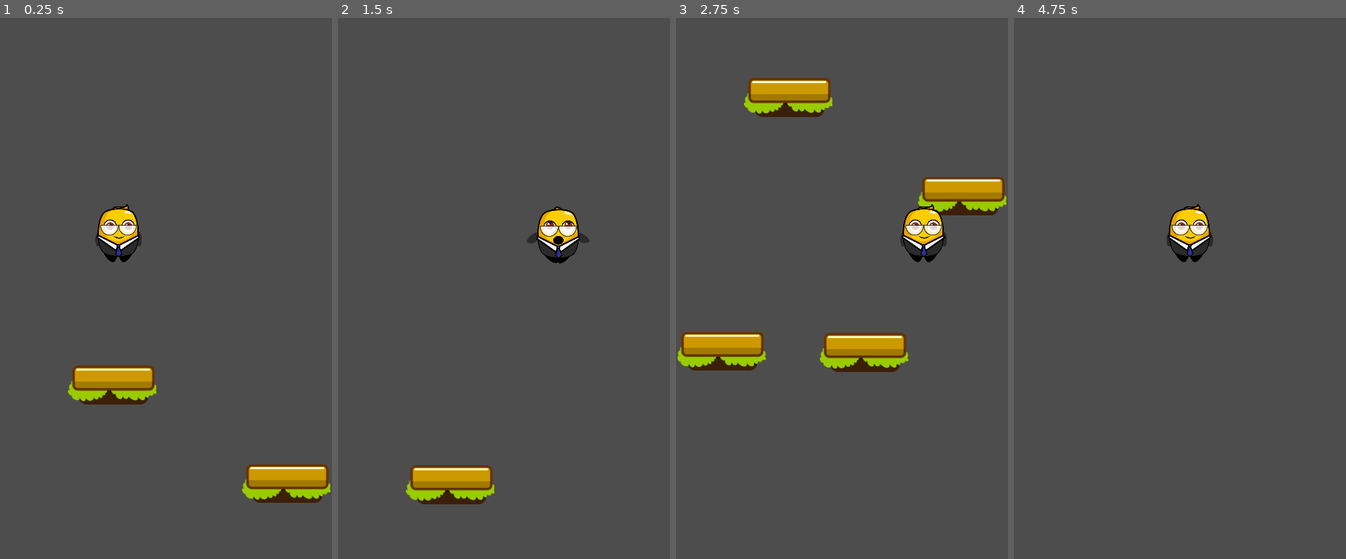
Above: before the commit, frames 1-4 (left to right).
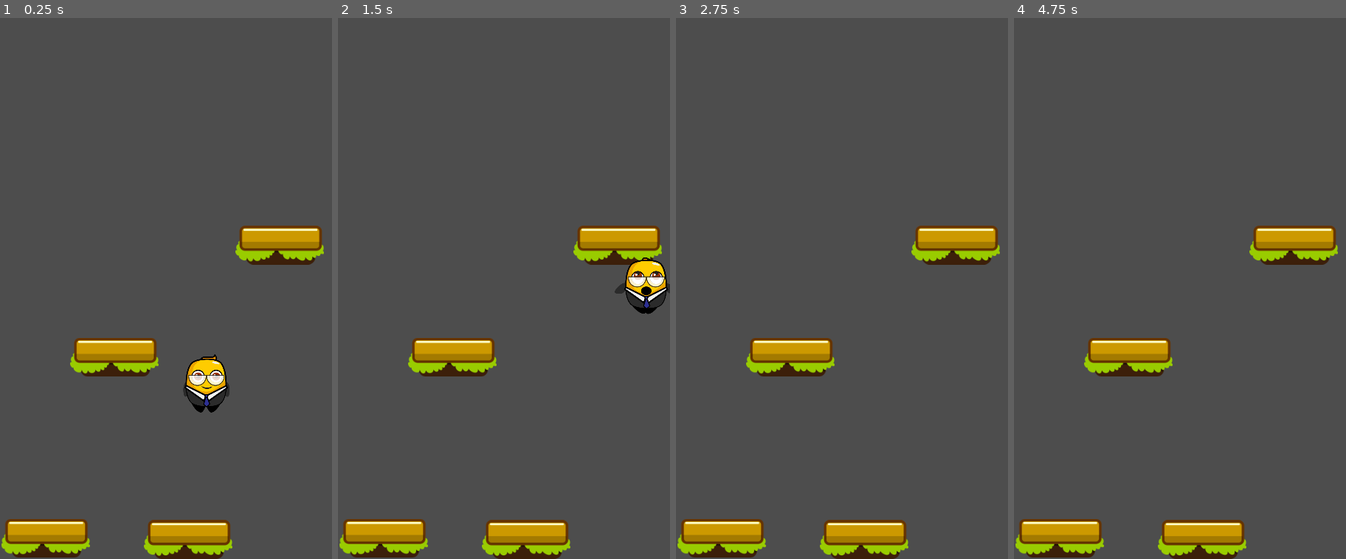
Above: after the commit, the same moments.

Repository: Nhanth123/jumper-mobile
Game: Godot game, scene res://scenes/game.tscn
The game is run twice, just before and just after one commit, with the same random seed, the same clock (stepped at 60 frames per second) and the same inputs.
Inputs:
- Up to frame 1 (0.25 s): no input
- Up to frame 2 (1.5 s): hold D (move_right) 0.53-1.28 s; hold A (move_left) from 1.28 s (still down)
- Up to frame 3 (2.75 s): release A (move_left) at 2.03 s; hold D (move_right) from 2.03 s (still down)
- Up to frame 4 (4.75 s): release D (move_right) at 3.53 s; hold A (move_left) from 3.53 s (still down)

The runs differ from the first frame. In frame 1, 12% of the frame differs, in the area x 0-100%, y 34-100%; in frame 2, 11%; in frame 3, 14%, in the area x 0-100%, y 11-100%; in frame 4, 8.1%.

Commit message:
Adjust the camera

Diff:
--- a/scenes/game.tscn
+++ b/scenes/game.tscn
@@ -8,7 +8,7 @@
 script = ExtResource("1_5hofh")
 
 [node name="Player" parent="." instance=ExtResource("2_a4xyk")]
-position = Vector2(192, 287)
+position = Vector2(335, 694)
 
 [node name="Platform" parent="." instance=ExtResource("3_16nf4")]
 position = Vector2(8, 895)
@@ -17,7 +17,7 @@
 position = Vector2(240, 897)
 
 [node name="Platform3" parent="." instance=ExtResource("3_16nf4")]
-position = Vector2(400, 643)
+position = Vector2(389, 419)
 
 [node name="Platform4" parent="." instance=ExtResource("3_16nf4")]
-position = Vector2(117, 483)
+position = Vector2(120, 601)
--- a/scenes/game_camera.tscn
+++ b/scenes/game_camera.tscn
@@ -3,4 +3,5 @@
 [ext_resource type="Script" path="res://scripts/game_camera.gd" id="1_tchyt"]
 
 [node name="GameCamera" type="Camera2D"]
+limit_bottom = 960
 script = ExtResource("1_tchyt")
--- a/scripts/game_camera.gd
+++ b/scripts/game_camera.gd
@@ -1,9 +1,21 @@
 extends Camera2D
 
 var player : Player = null
+var viewport_size
+var limit_distance = 420
 
 func _ready():
+	viewport_size = get_viewport_rect().size
 	global_position.x = get_viewport_rect().size.x / 2
+
+	limit_bottom = viewport_size.y
+	limit_left = 0
+	limit_right = viewport_size.x
+
+func _process(delta):
+	if player:
+		if limit_bottom > player.global_position.y + limit_distance:
+			limit_bottom = player.global_position.y + limit_distance
 
 func _physics_process(delta):
 	if player:
